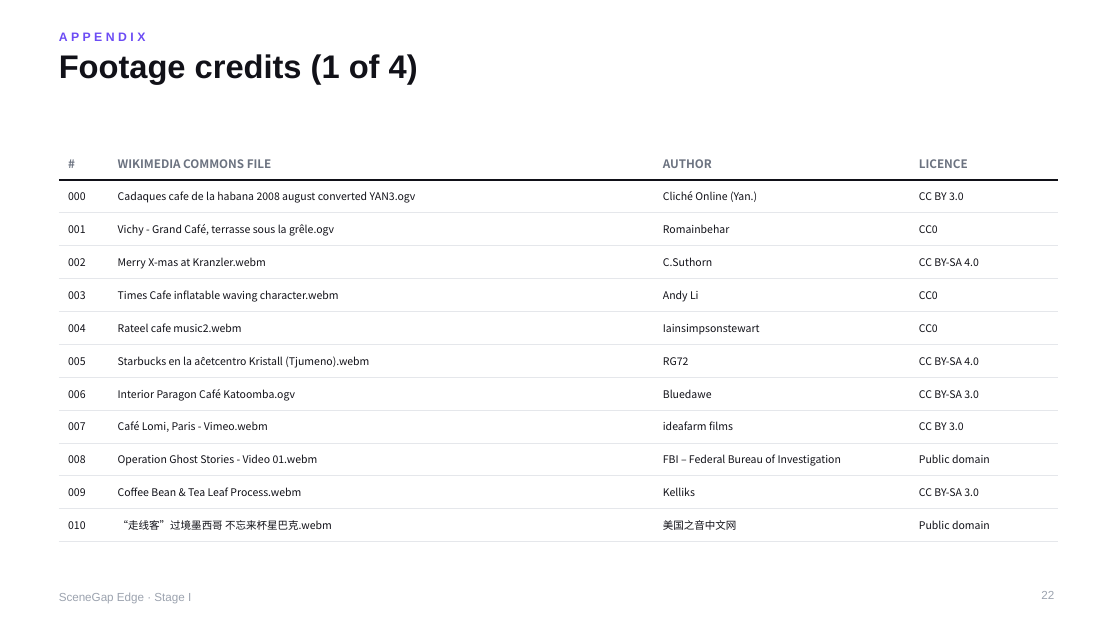
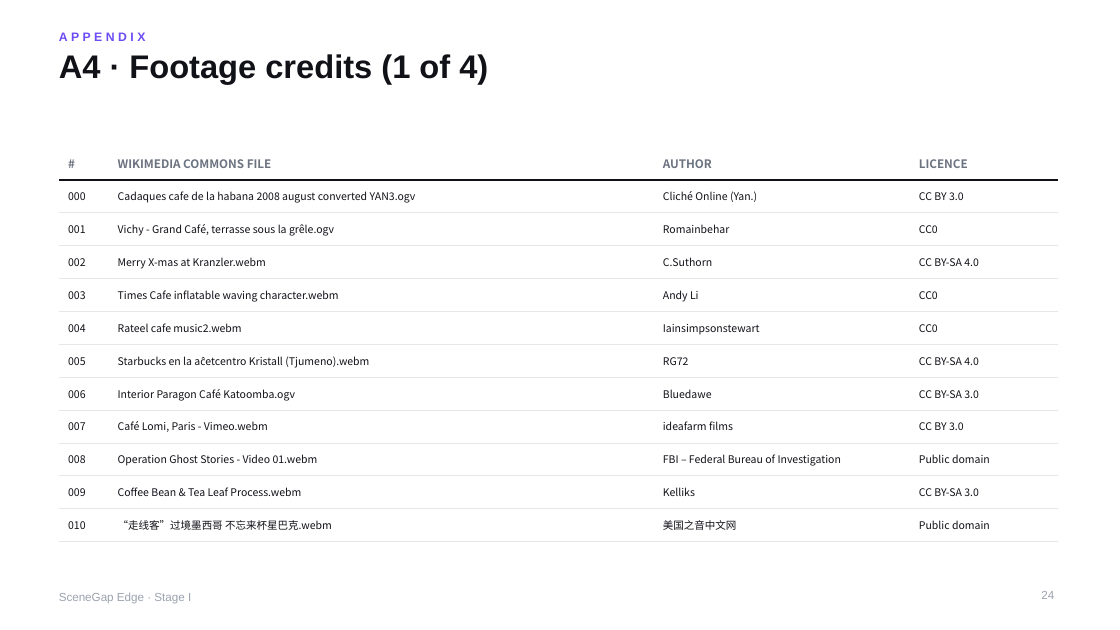
Before and after one commit to yu9bryan/scenegap-edge, a slide deck: slide 24 of docs/deck/SceneGapEdge_StageI_Proposal.pptx (slide 22 before the commit). Drawn at 1120x630 pixels with LibreOffice and Linux fonts; fonts in the diff are those of the drawing. Boxes give left, top, right and bottom in pixels: in the first picture for what was removed or moved away, otherwise in the second. Text is boxed around its words. In the diff, an @@ line names an element or a change of style, - is before the commit and + after.

```diff
--- a/docs/deck/SceneGapEdge_StageI_Proposal.pptx
+++ b/docs/deck/SceneGapEdge_StageI_Proposal.pptx
@@ title at box(59, 54, 488, 84): text changed @@
-Footage credits (1 of 4)
+A4 · Footage credits (1 of 4)
@@ page number at box(1041, 591, 1054, 599): text changed @@
-22
+24
```
Also in this commit, not shown: 21 other slides changed, 4 slides added, 2 slides removed, 16 other files.
